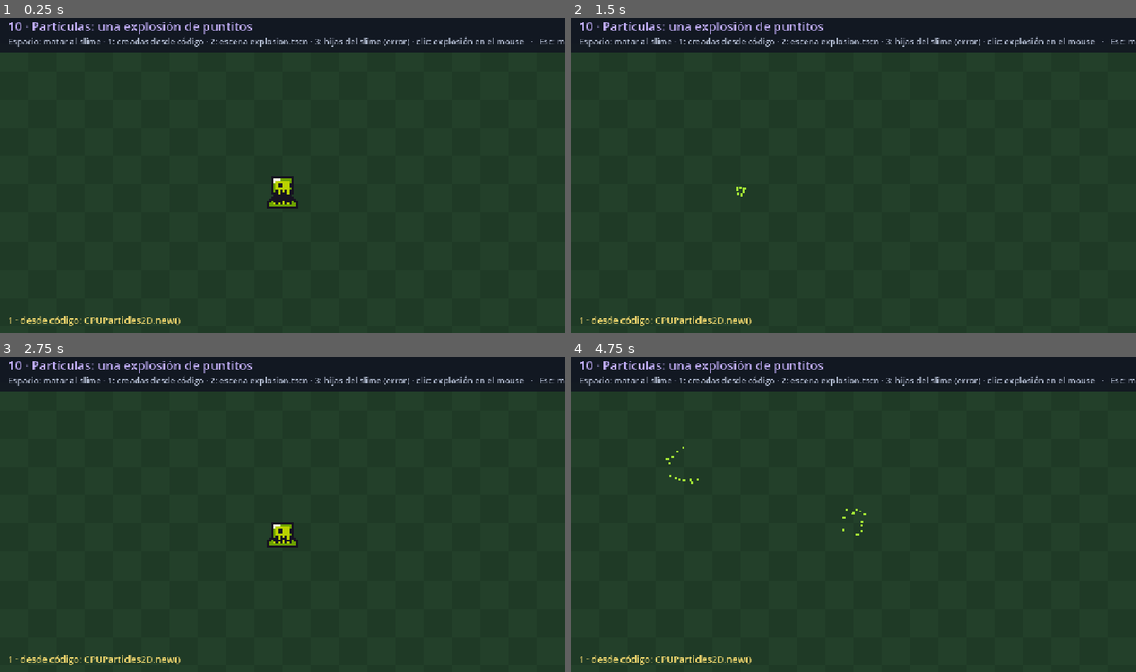
Above: before the commit, frames 1-4 (two rows, left to right).
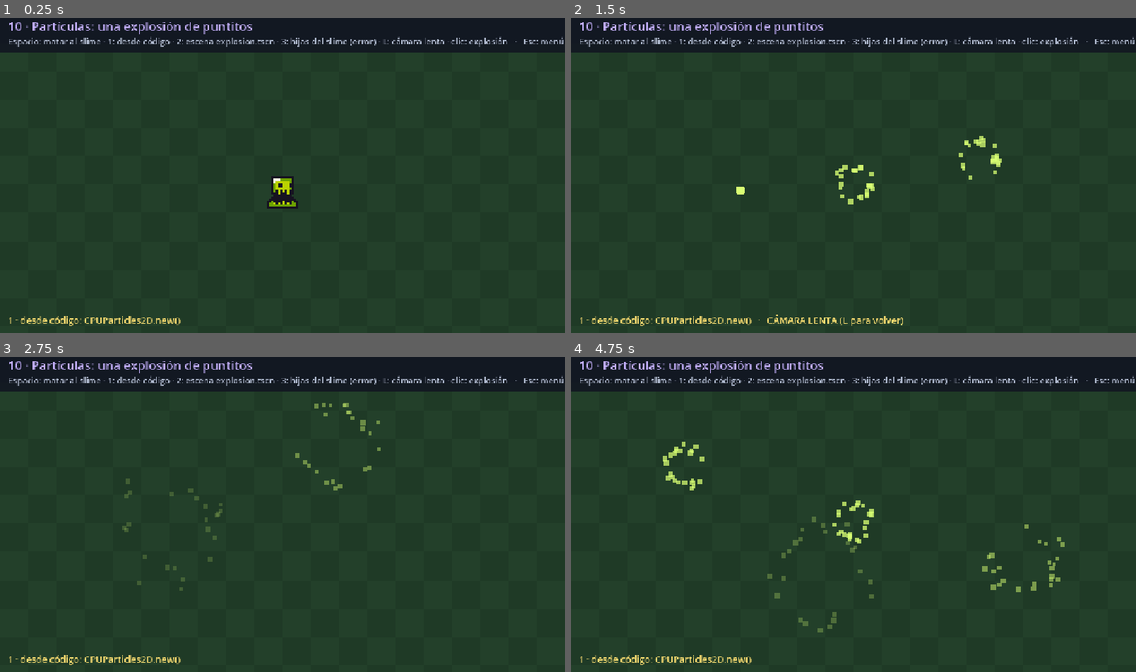
Above: after the commit, the same moments.

Repository: Spktro/curso-vj
Game: Godot game, scene res://demos/10_particulas/particulas.tscn
Two runs of this game, one before a commit and one after it. Both use one fixed random seed, a clock stepped at 60 frames per second and the inputs below. This scene is started directly instead of the project's main scene. Sound files missing from this copy of the repository are replaced by a short silence.
Inputs (mouse positions are in pixels of both pictures, inside the frame that each line leads up to):
- Up to frame 1 (0.25 s): no input
- Up to frame 2 (1.5 s): tap Enter at 0.5 s; move the mouse to (977, 159) at 0.52 s; hold D 0.53-1.28 s; tap L at 0.6 s; click (977, 159) at 0.67 s; tap Space at 0.77, 1.07 s; tap R at 0.8, 1.35 s; move the mouse to (740, 191) at 1.27 s; hold S from 1.28 s (still down); click (740, 191) at 1.42 s
- Up to frame 3 (2.75 s): tap Space at 1.52, 1.55, 1.82 s; move the mouse to (339, 442) at 2.02 s; release S at 2.03 s; hold D from 2.03 s (still down); hold Space from 2.03 s (still down); click (339, 442) at 2.17 s; tap L at 2.3 s
- Up to frame 4 (4.75 s): move the mouse to (825, 577) at 2.77 s; release D at 2.78 s; release Space at 2.78 s; hold W 2.78-3.53 s; tap L at 2.85, 4.55 s; click (825, 577) at 2.92 s; tap Space at 3.02, 3.32, 4.52 s; tap R at 3.05, 3.6 s; move the mouse to (1023, 561) at 3.52 s; hold Space 3.53-4.28 s; hold A from 3.53 s (still down); click (1023, 561) at 3.67 s; move the mouse to (684, 464) at 4.27 s; tap G at 4.35 s; click (684, 464) at 4.42 s

The runs differ from the first frame. In frame 1, 0.8% of the frame differs, in the area x 21-100%, y 5-10%; in frame 2, 1.5%; in frame 3, 1.6%; in frame 4, 1.9%, in the area x 16-100%, y 5-88%.

Commit message:
v2 semana 5 demos: la 09 ya no se traba al tocar un slime (los slimes de muestra no chocan); partículas más grandes, más largas y con fundido, y tecla L de cámara lenta en la 10; diapo de partículas con los mismos valores
Co-Authored-By: Claude Opus 5.5 <noreply@anthropic.com>

Diff:
--- a/v2/semana-05/proyecto-clase/comun/explosion.tscn
+++ b/v2/semana-05/proyecto-clase/comun/explosion.tscn
@@ -1,18 +1,24 @@
-[gd_scene load_steps=2 format=3]
+[gd_scene load_steps=3 format=3]
 
 [ext_resource type="Script" path="res://comun/explosion.gd" id="1"]
 
+[sub_resource type="Gradient" id="Gradient_1"]
+colors = PackedColorArray(1, 1, 1, 1, 1, 1, 1, 0)
+
 [node name="Explosion" type="CPUParticles2D"]
 emitting = false
-amount = 12
-lifetime = 0.4
+amount = 24
+lifetime = 0.8
 one_shot = true
 explosiveness = 1.0
 spread = 180.0
 gravity = Vector2(0, 0)
-initial_velocity_min = 80.0
-initial_velocity_max = 140.0
-scale_amount_min = 4.0
-scale_amount_max = 6.0
-color = Color(0.64, 0.9, 0.21, 1)
+initial_velocity_min = 160.0
+initial_velocity_max = 260.0
+damping_min = 120.0
+damping_max = 120.0
+scale_amount_min = 8.0
+scale_amount_max = 12.0
+color = Color(0.85, 1, 0.45, 1)
+color_ramp = SubResource("Gradient_1")
 script = ExtResource("1")
--- a/v2/semana-05/proyecto-clase/comun/slime.gd
+++ b/v2/semana-05/proyecto-clase/comun/slime.gd
@@ -6,6 +6,7 @@
 var vida = 1
 var dano = 10
 var persigue = true
+var choca = true    # en false, tocar al caballero no le hace nada (demos donde el slime es de muestra)
 
 func _ready():
 	add_to_group("enemigo")
@@ -36,6 +37,6 @@
 	queue_free()
 
 func _on_body_entered(body):
-	if body.is_in_group("jugador"):
+	if choca and body.is_in_group("jugador"):
 		body.recibir_dano(dano)
 		queue_free()
--- a/v2/semana-05/proyecto-clase/demos/05_sonido_cortado/sonido_cortado.gd
+++ b/v2/semana-05/proyecto-clase/demos/05_sonido_cortado/sonido_cortado.gd
@@ -20,6 +20,7 @@
 		s.modo = i + 1
 		s.demo = self
 		s.persigue = false
+		s.choca = false
 		s.position = Vector2(240 + i * 400, 300)
 		s.scale = Vector2(2, 2)
 		add_child(s)
--- a/v2/semana-05/proyecto-clase/demos/08_screenshake/screenshake.gd
+++ b/v2/semana-05/proyecto-clase/demos/08_screenshake/screenshake.gd
@@ -10,6 +10,7 @@
 	for i in 8:
 		var s = escena_slime.instantiate()
 		s.persigue = false
+		s.choca = false
 		s.position = Vector2(180 + i * 130, 200 + (i % 2) * 340)
 		add_child(s)
 
--- a/v2/semana-05/proyecto-clase/demos/09_hit_stop/hit_stop.gd
+++ b/v2/semana-05/proyecto-clase/demos/09_hit_stop/hit_stop.gd
@@ -13,6 +13,7 @@
 	for i in 5:
 		var s = escena_slime.instantiate()
 		s.persigue = false
+		s.choca = false
 		s.position = Vector2(560 + i * 140, 200 + i * 90)
 		s.scale = Vector2(1.5, 1.5)
 		add_child(s)
--- a/v2/semana-05/proyecto-clase/demos/10_particulas/particulas.gd
+++ b/v2/semana-05/proyecto-clase/demos/10_particulas/particulas.gd
@@ -21,7 +21,10 @@
 	add_child(slime)
 
 func _process(delta):
-	$Cartel.mostrar(nombres[modo])
+	var lenta = ""
+	if Engine.time_scale < 1:
+		lenta = "   ·   CÁMARA LENTA (L para volver)"
+	$Cartel.mostrar(nombres[modo] + lenta)
 
 func _unhandled_input(event):
 	if event is InputEventMouseButton and event.pressed and event.button_index == MOUSE_BUTTON_LEFT:
@@ -33,6 +36,11 @@
 		matar_slime()
 	elif k >= KEY_1 and k <= KEY_3:
 		modo = k - KEY_0
+	elif k == KEY_L:
+		if Engine.time_scale < 1:
+			Engine.time_scale = 1.0
+		else:
+			Engine.time_scale = 0.25
 
 func matar_slime():
 	if modo == 1:
@@ -46,23 +54,32 @@
 		slime.add_child(e)   # hija del slime…
 	slime.queue_free()       # …y acá se borra con él
 	slime = null
-	await get_tree().create_timer(0.8).timeout
+	await get_tree().create_timer(1.2).timeout
 	reponer()
 
 func explotar(posicion):
 	var p = CPUParticles2D.new()
 	p.one_shot = true
-	p.amount = 12
-	p.lifetime = 0.4
+	p.amount = 24
+	p.lifetime = 0.8
 	p.explosiveness = 1.0           # todas a la vez
 	p.spread = 180                  # para todos lados
 	p.gravity = Vector2.ZERO        # vista de arriba: no caen
-	p.initial_velocity_min = 80
-	p.initial_velocity_max = 140
-	p.scale_amount_min = 4
-	p.scale_amount_max = 6
-	p.color = Color("a3e635")
+	p.initial_velocity_min = 160
+	p.initial_velocity_max = 260
+	p.scale_amount_min = 8
+	p.scale_amount_max = 12
+	p.damping_min = 120             # frenan al final
+	p.damping_max = 120
+	var fundido = Gradient.new()    # y se desvanecen
+	fundido.set_color(0, Color.WHITE)
+	fundido.set_color(1, Color(1, 1, 1, 0))
+	p.color_ramp = fundido
+	p.color = Color("d9ff73")
 	p.position = posicion
 	p.finished.connect(p.queue_free)   # se borra sola al terminar
 	add_child(p)
 	p.emitting = true
+
+func _exit_tree():
+	Engine.time_scale = 1.0
--- a/v2/semana-05/proyecto-clase/demos/10_particulas/particulas.tscn
+++ b/v2/semana-05/proyecto-clase/demos/10_particulas/particulas.tscn
@@ -15,4 +15,4 @@
 
 [node name="Cartel" parent="." instance=ExtResource("2")]
 titulo = "10 · Partículas: una explosión de puntitos"
-ayuda = "Espacio: matar al slime · 1: creadas desde código · 2: escena explosion.tscn · 3: hijas del slime (error) · clic: explosión en el mouse"
+ayuda = "Espacio: matar al slime · 1: desde código · 2: escena explosion.tscn · 3: hijas del slime (error) · L: cámara lenta · clic: explosión"
Not shown, changed: v2/semana-05/proyecto-clase/LEEME.md
Not shown, changed: v2/semana-05/teorica/index.html
